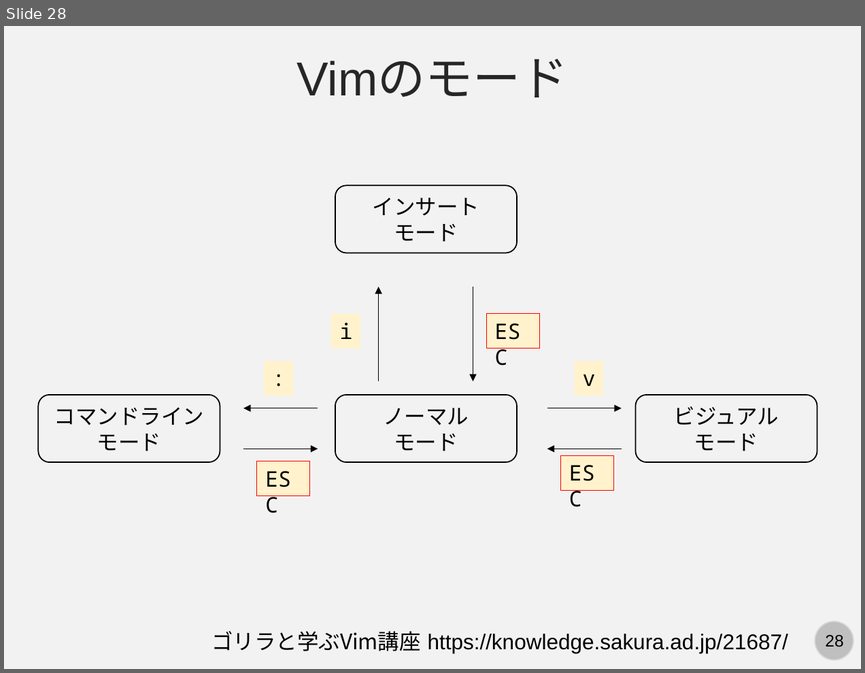
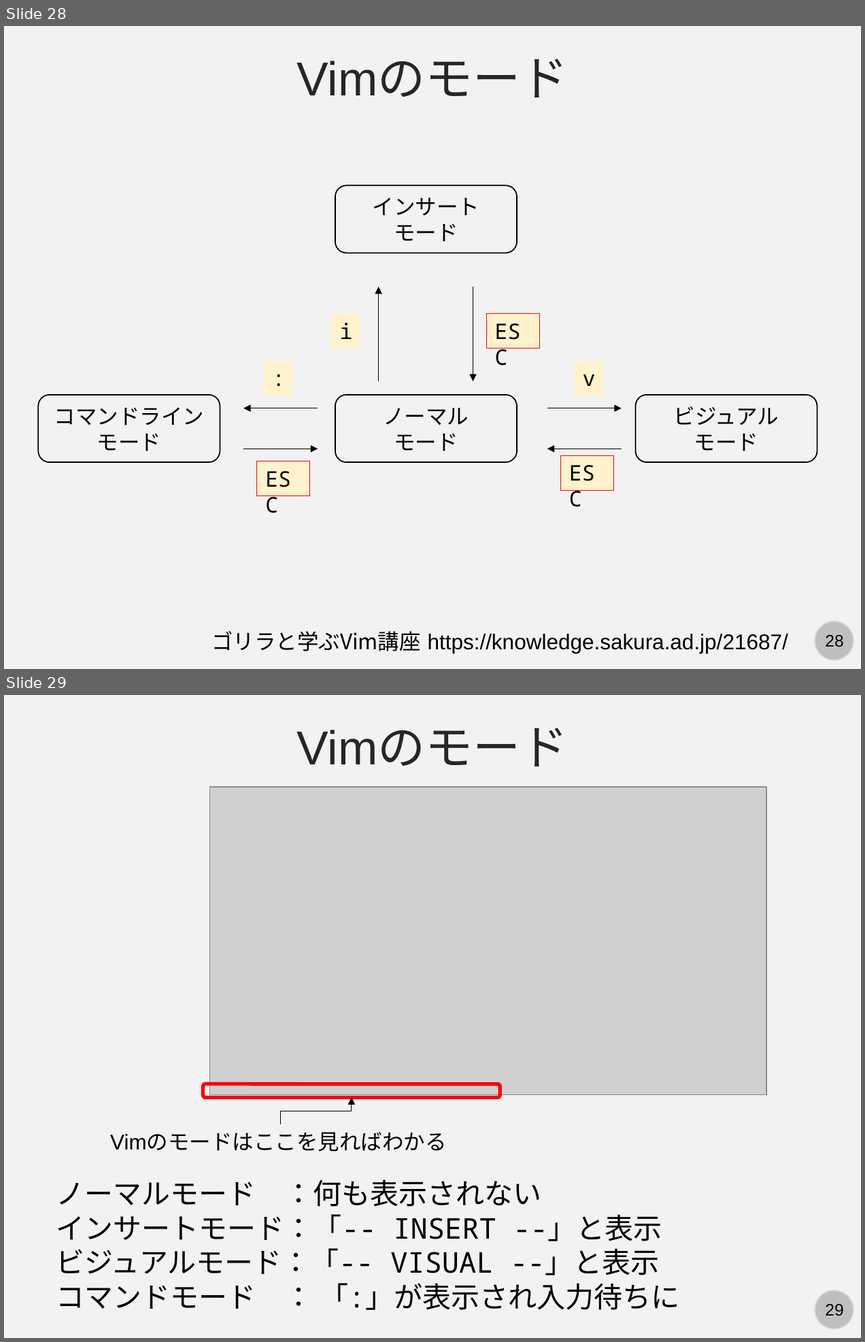
Before and after one commit to kaityo256/github, a slide deck: command/fig/slide.pptx. Shown one above the other, each under a label of ours: slide 28 before the commit, slides 28 and 29 after it. The pictures are 865x673 and 865x1342 pixels, drawn with LibreOffice and Linux fonts; fonts in the diff are those of the drawing; grey boxes stand for pictures. Boxes give left, top, right and bottom in pixels: in the first picture for what was removed or moved away, otherwise in the second. Text is boxed around its words. In the diff, an @@ line names an element or a change of style, - is before the commit and + after.

```diff
--- a/command/fig/slide.pptx
+++ b/command/fig/slide.pptx
@@ slide 29 added at box(4, 695, 861, 1338), background #F2F2F2; not listed: 2 template elements that a slide beside it also shows @@
@@ text added at box(297, 728, 568, 766), 40 pt, text #262626 @@
+Vimのモード
@@ picture added at box(209, 787, 766, 1094) @@
@@ rounded rectangle added at box(203, 1084, 499, 1098), outline #FF0000 3 pt @@
@@ elbow arrow added from (280, 1124) to (352, 1097), #000000 0.5 pt @@
@@ text added at box(110, 1132, 447, 1151), 18 pt, text #000000 @@
+Vimのモードはここを見ればわかる
@@ text added at box(56, 1179, 679, 1310), 24 pt, text #000000 @@
+ノーマルモード ：何も表示されない
+インサートモード：「-- INSERT --」と表示
+ビジュアルモード：「-- VISUAL --」と表示
+コマンドモード ： 「:」が表示され入力待ちに
```
Also in this commit, not shown: 4 other slides added.
